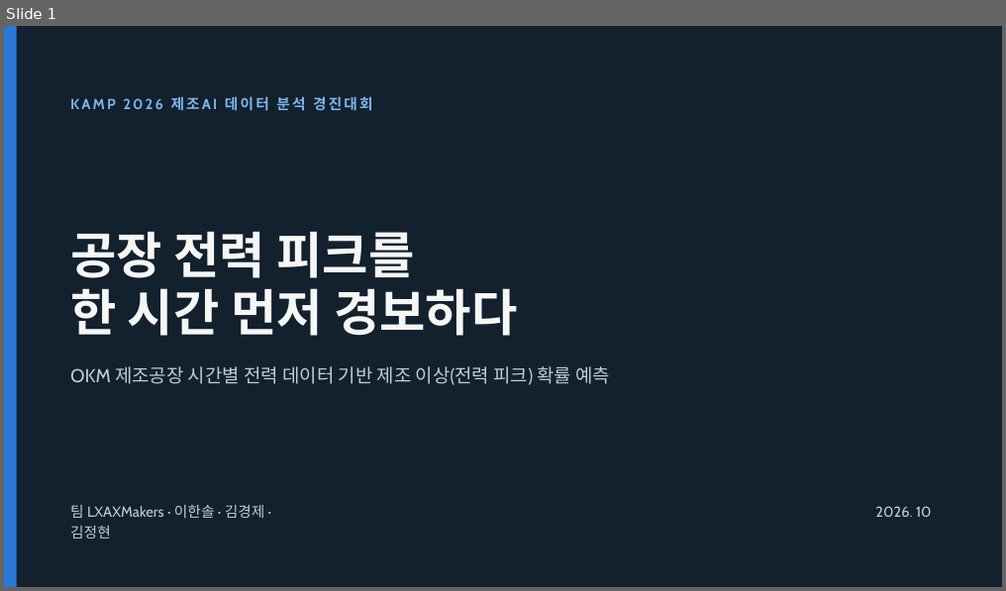
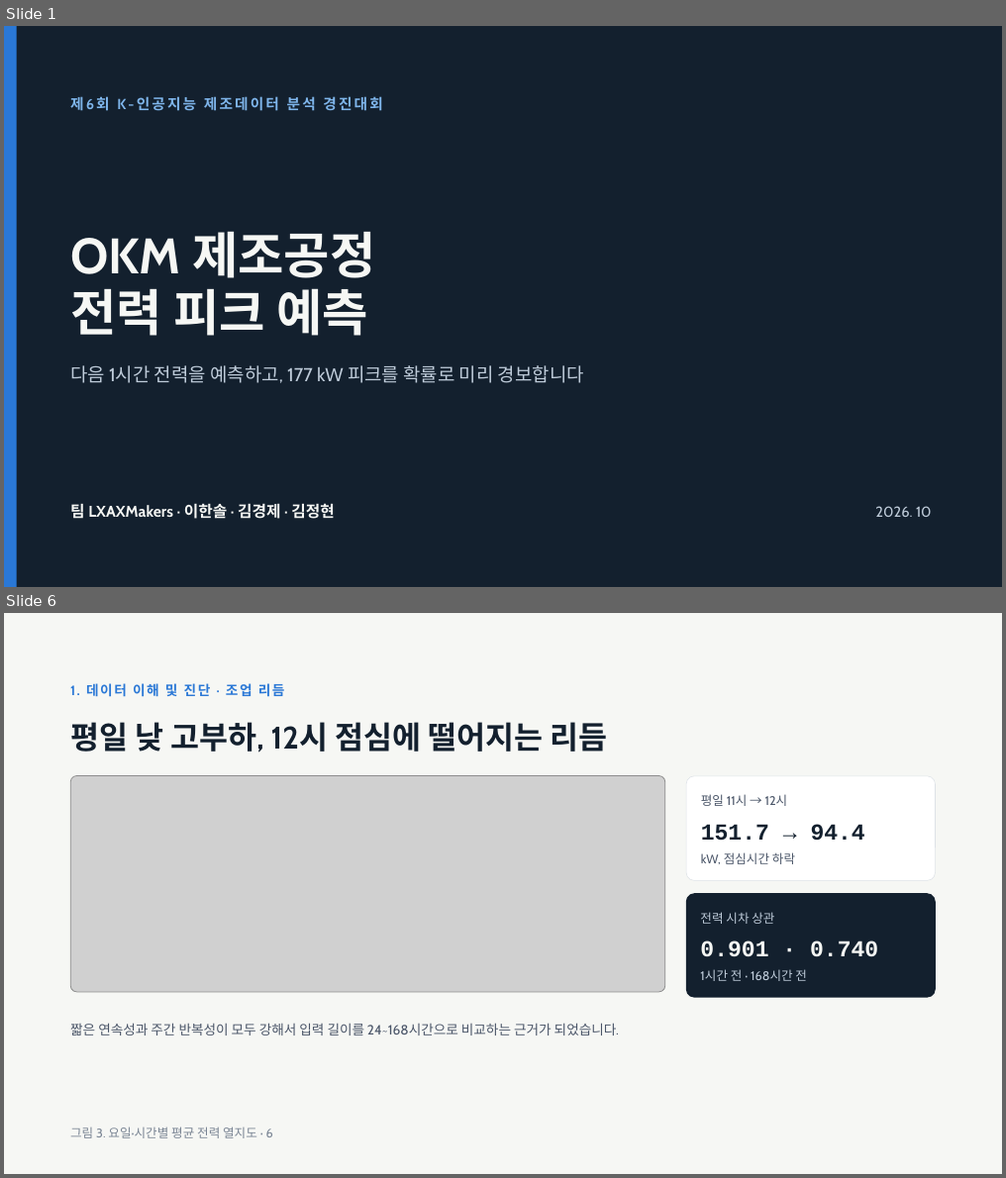
Before and after one commit to jgi0117/KAMP-Competition, a slide deck: docs/presentation/OKM 전력 피크 예측 발표.pptx. Shown one above the other, each under a label of ours: slide 1 before the commit, slides 1 and 6 after it; the slides between them are not shown. The pictures are 1006x591 and 1006x1178 pixels, drawn with LibreOffice and Linux fonts; fonts in the diff are those of the drawing; grey boxes stand for pictures. Boxes give left, top, right and bottom in pixels: in the first picture for what was removed or moved away, otherwise in the second. Text is boxed around its words. In the diff, an @@ line names an element or a change of style, - is before the commit and + after.

```diff
--- a/docs/presentation/OKM 전력 피크 예측 발표.pptx
+++ b/docs/presentation/OKM 전력 피크 예측 발표.pptx
@@ slide 6 added at [4,613,1002,1174], background #F6F7F4 @@
@@ text added at [70,683,285,697], 13 pt, text #2A78D6, bold @@
+1. 데이터 이해 및 진단 · 조업 리듬
@@ title added at [70,722,607,753], 30 pt, text #13202E, bold @@
+평일 낮 고부하, 12시 점심에 떨어지는 리듬
@@ picture added at [70,776,665,992] @@
@@ rounded rectangle added at [686,776,936,881], fill #FFFFFF, outline #DDE2E7 0.5 pt @@
@@ text added at [701,794,788,806], 12 pt, text #4A5568 @@
+평일 11시 → 12시
@@ text added at [701,824,865,841], 22 pt, text #13202E, bold @@
+151.7 → 94.4
@@ text added at [701,853,795,864], 12 pt, text #4A5568 @@
+kW, 점심시간 하락
@@ rounded rectangle added at [686,894,936,998], fill #13202E @@
@@ text added at [700,912,774,924], 12 pt, text #BFCCDA @@
+전력 시차 상관
@@ text added at [700,941,878,958], 22 pt, text #F6F7F4, bold @@
+0.901 · 0.740
@@ text added at [700,969,807,981], 12 pt, text #BFCCDA @@
+1시간 전 · 168시간 전
@@ text added at [70,1023,619,1036], 13 pt, text #4A5568 @@
+짧은 연속성과 주간 반복성이 모두 강해서 입력 길이를 24~168시간으로 비교하는 근거가 되었습니다.
@@ text added at [70,1127,273,1139], 12 pt, text #7A8594 @@
+그림 3. 요일·시간별 평균 전력 열지도 · 6
@@ slide 1 changed as well @@
@@ text at [70,96,383,111]: text changed @@
-KAMP 2026 제조AI 데이터 분석 경진대회
+제6회 K-인공지능 제조데이터 분석 경진대회
@@ title at [70,231,375,336]: text changed @@
-공장 전력 피크를
-한 시간 먼저 경보하다
+OKM 제조공정
+전력 피크 예측
@@ text at [70,366,584,383]: text changed @@
-OKM 제조공장 시간별 전력 데이터 기반 제조 이상(전력 피크) 확률 예측
+다음 1시간 전력을 예측하고, 177 kW 피크를 확률로 미리 경보합니다
@@ text "팀 LXAXMakers · 이한솔 · ..." at [70,503,334,519]: size 14 to 15 pt, text colour #BFCCDA to #F6F7F4, bold on; line spacing 19.6pt to 21pt @@
```
Also in this commit, not shown: 3 other slides changed, 21 other slides added, 16 slides removed.
